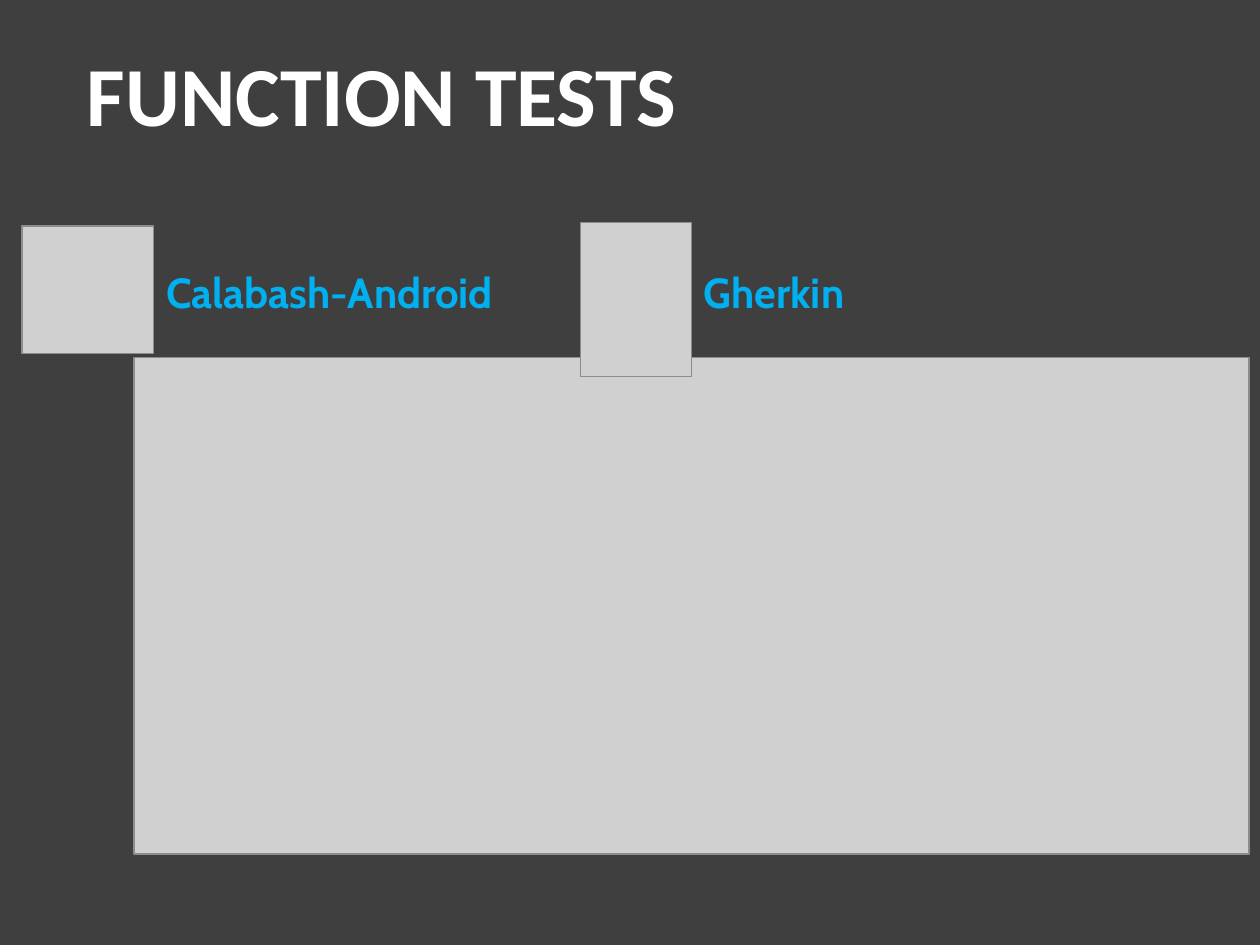
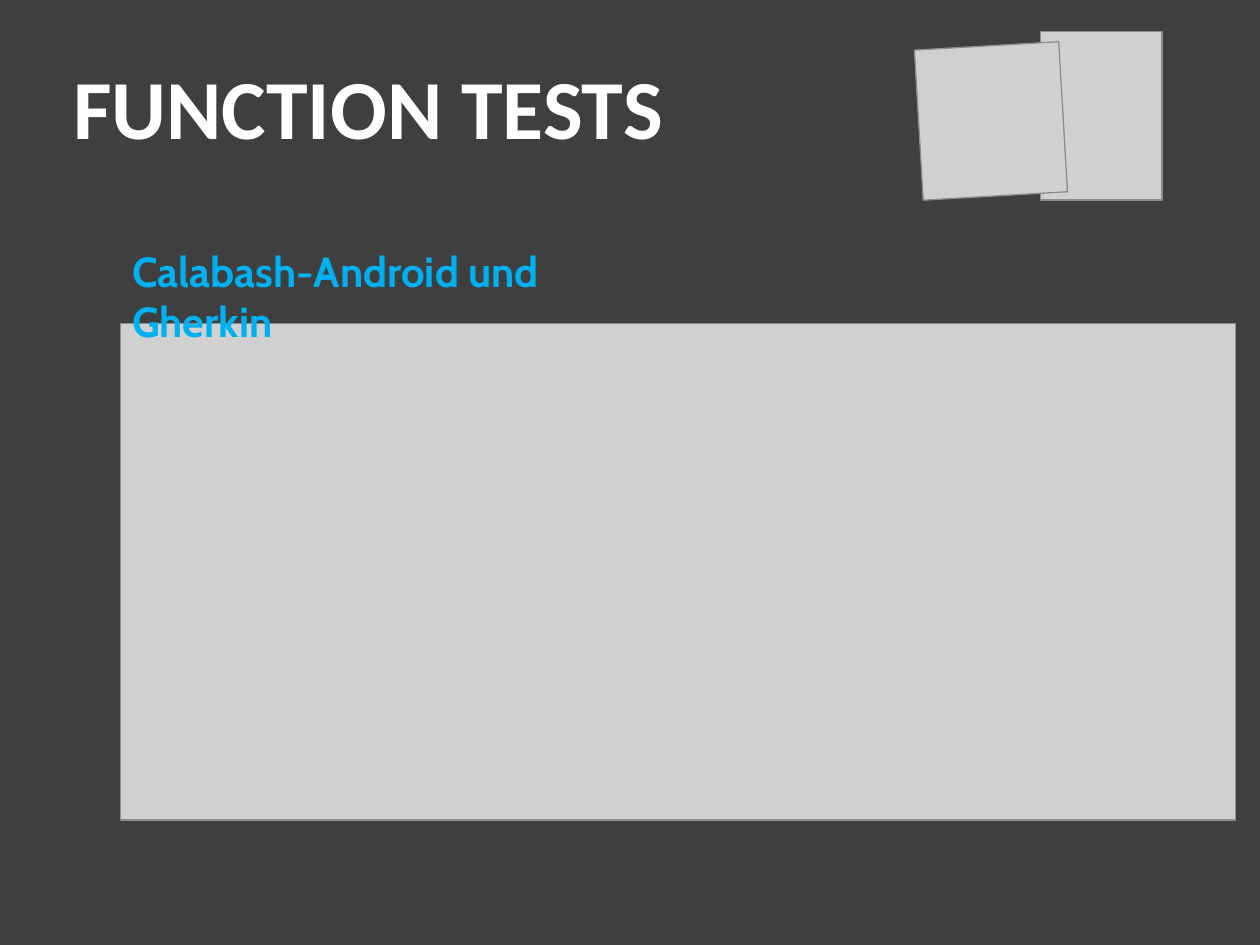
Before and after one commit to jeanin92/DieVerrueckteSightseeingtour, a slide deck: slide 13 of Presentation/abschlusspraesentation.pptx. Drawn at 1260x945 pixels with LibreOffice and Linux fonts; fonts in the diff are those of the drawing; grey boxes stand for pictures; background and template pictures are left out. Boxes give left, top, right and bottom in pixels: in the first picture for what was removed or moved away, otherwise in the second. Text is boxed around its words. In the diff, an @@ line names an element or a change of style, - is before the commit and + after.

```diff
--- a/Presentation/abschlusspraesentation.pptx
+++ b/Presentation/abschlusspraesentation.pptx
@@ text "FUNCTION TESTS": place and size @@
-text "FUNCTION TESTS" at box(87, 71, 676, 127)
+text "FUNCTION TESTS" at box(73, 84, 662, 140)
@@ picture added at box(914, 43, 1068, 201) @@
@@ picture added at box(1041, 32, 1162, 200) @@
@@ picture removed at box(21, 226, 154, 353) @@
@@ picture removed at box(581, 223, 692, 377) @@
@@ text at box(132, 255, 538, 347): text changed @@
-Gherkin
+Calabash-Android und Gherkin
@@ text removed at box(166, 276, 493, 309) @@
-Calabash-Android
@@ picture: place and size @@
-picture at box(134, 358, 1249, 854)
+picture at box(120, 324, 1235, 820)
```
Also in this commit, not shown: 3 other slides changed, 8 slides added, 4 slides removed, 7 other files.
